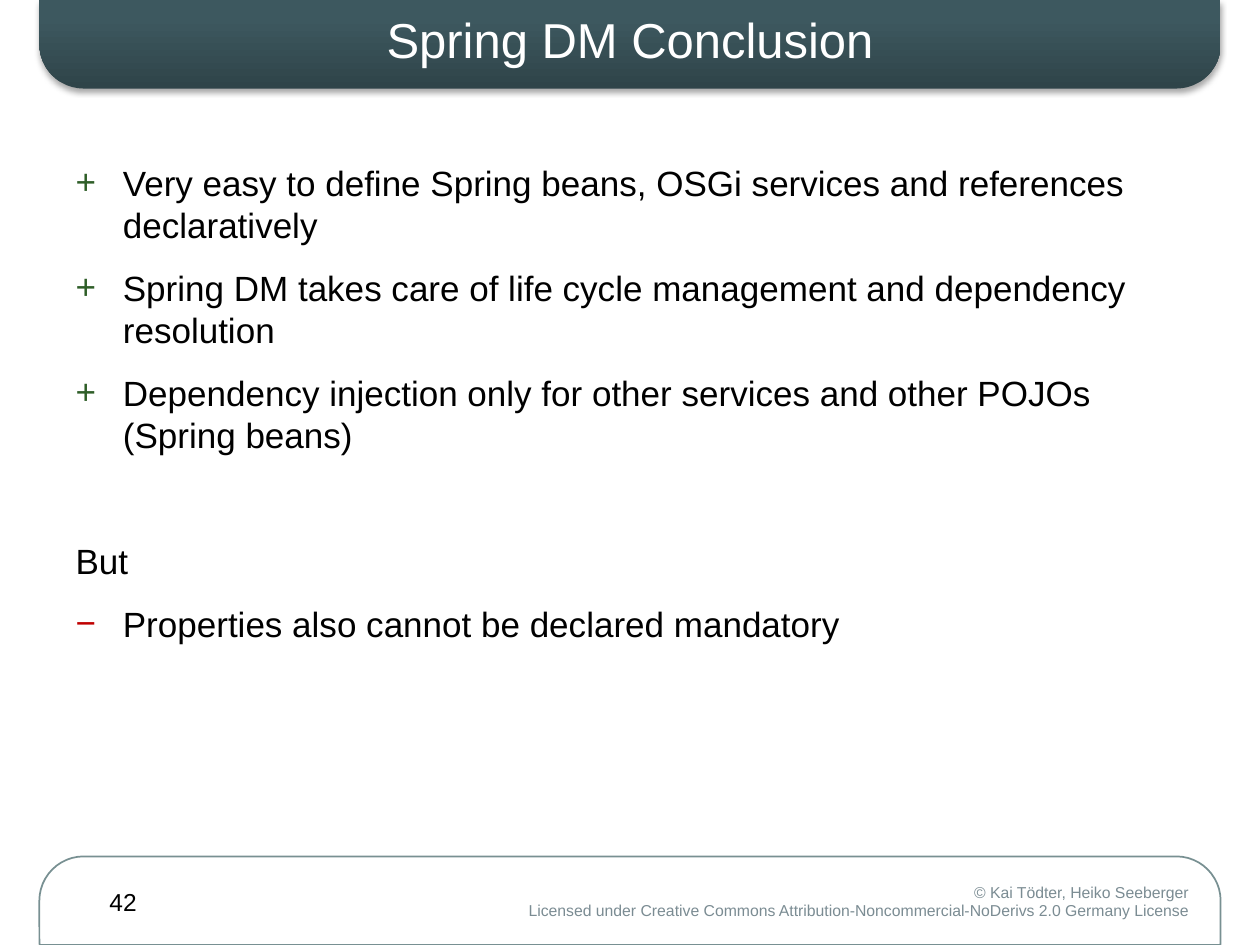
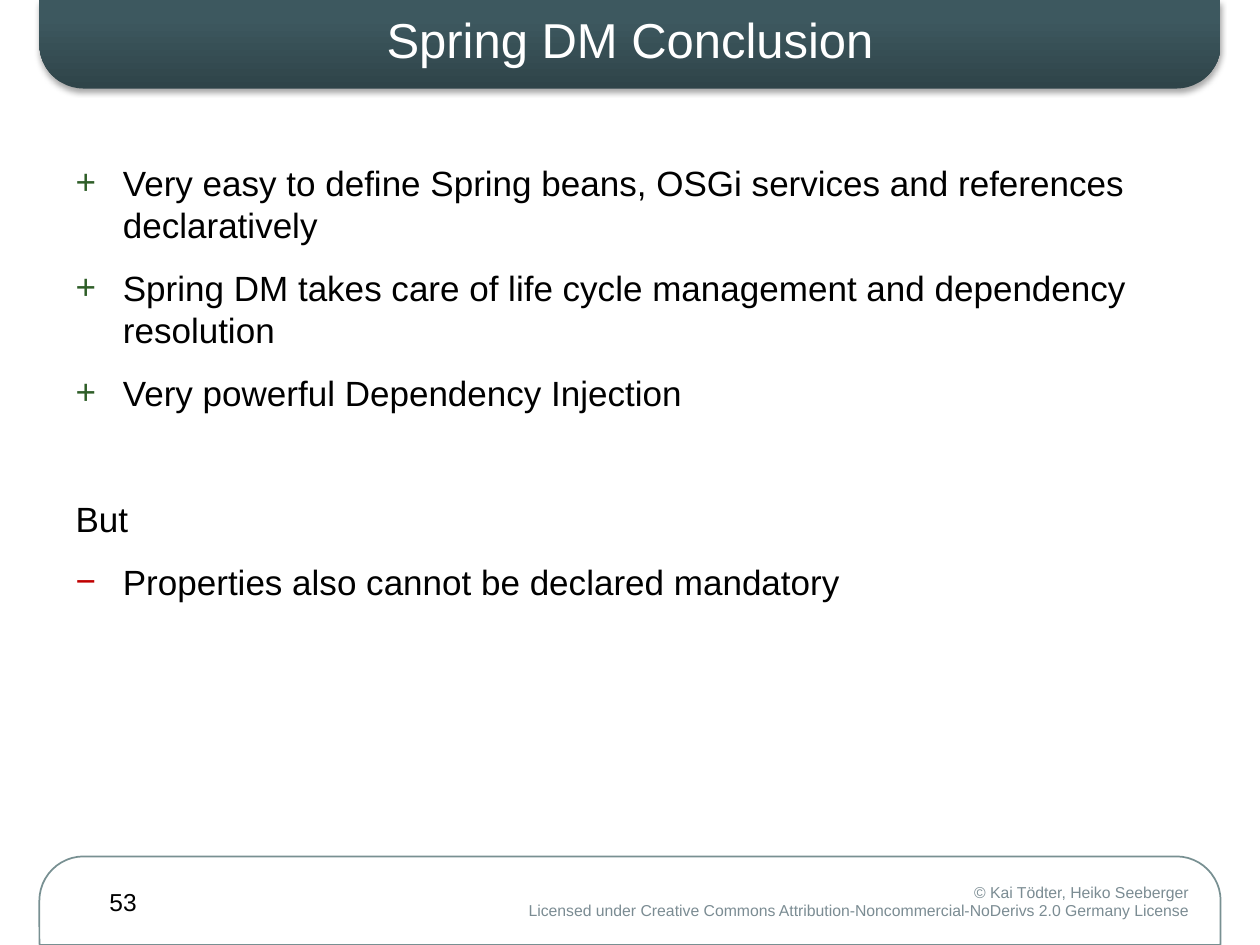
Before and after one commit to osgi-forks/osgi-person-manager, a slide deck: slide 53 of presentations/WJAX2008 DS-DM.pptx (slide 42 before the commit). Drawn at 1260x945 pixels with LibreOffice and Linux fonts; fonts in the diff are those of the drawing. Boxes give left, top, right and bottom in pixels: in the first picture for what was removed or moved away, otherwise in the second. Text is boxed around its words. In the diff, an @@ line names an element or a change of style, - is before the commit and + after.

Commit message:
Added Spring DM slides

```diff
--- a/presentations/WJAX2008 DS-DM.pptx
+++ b/presentations/WJAX2008 DS-DM.pptx
@@ text at bbox=[123, 380, 681, 413]: text changed @@
-+ Dependency injection only for other services and other POJOs (Spring beans)
++ Very powerful Dependency Injection
@@ page number at bbox=[109, 894, 136, 912]: text changed @@
-42
+53
```
Also in this commit, not shown: 14 other slides changed, 13 slides added, 2 slides removed.
